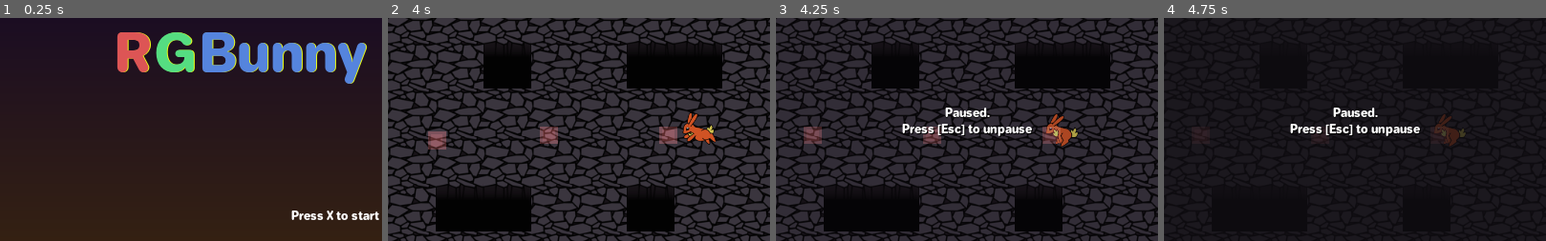
Above: before the commit, frames 1-4 (left to right).
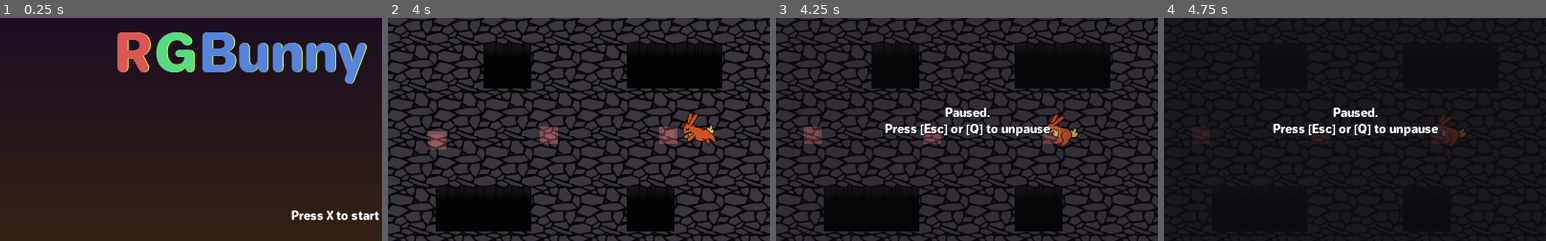
Above: after the commit, the same moments.

Repository: mewore/rgb-squad
Game: Godot game, scene res://ui/MainMenu.tscn
Same seed, same stepped clock (60 frames per second), same inputs: the game is played once before the commit and once after it.
Inputs:
- Up to frame 1 (0.25 s): no input
- Up to frame 2 (4 s): tap X at 0.5 s; hold Right (move_right) 0.53-1.28 s; hold Z (shoot) 0.53-1.28 s; hold Down (move_down) 1.28-2.03 s; tap D (set_blue) at 1.35 s; tap Z (shoot) at 1.55, 2.3, 3.05 s; hold Right (move_right) 2.03-2.78 s; hold S (set_green) 2.03-2.78 s; hold Up (move_up) 2.78-3.53 s; tap A (set_red) at 2.85 s; hold Left (move_left) from 3.53 s (still down); hold Z (shoot) from 3.53 s (still down)
- Up to frame 3 (4.25 s): keep holding Left (move_left); keep holding Z (shoot); tap Escape (pause) at 4.15 s
- Up to frame 4 (4.75 s): keep holding Left (move_left); release Z (shoot) at 4.28 s; tap Z (shoot) at 4.35 s
The pictures show only the part of the screen within x 6-56%, y 27-77%; the shares and areas given below are measured in that part.

Frames 1-2 are identical in both runs. In frame 3, 1.4% of the frame differs, in the area x 28-72%, y 47-54%; in frame 4, 1.3%.

Commit message:
Add some room variations. Fix the Y-sorting of the player and enemies.

Diff:
--- a/Game.tscn
+++ b/Game.tscn
@@ -109,6 +109,8 @@
 "bullet_container",
 ]]
 
+[node name="SortContainer" type="YSort" parent="Gameplay"]
+
 [node name="Border" parent="." instance=ExtResource( 5 )]
 
 [node name="Hud" type="CanvasLayer" parent="."]
@@ -128,7 +130,7 @@
 theme = ExtResource( 7 )
 custom_colors/font_color_shadow = Color( 0, 0, 0, 1 )
 text = "Paused.
-Press [Esc] to unpause"
+Press [Esc] or [Q] to unpause"
 align = 1
 valign = 1
 __meta__ = {
--- a/entities/enemy/Shooter.tscn
+++ b/entities/enemy/Shooter.tscn
@@ -8,9 +8,9 @@
 [ext_resource path="res://entities/enemy/states/Waiting.gd" type="Script" id=6]
 
 [sub_resource type="CircleShape2D" id=1]
-radius = 16.9119
+radius = 18.651
 
-[sub_resource type="Animation" id=4]
+[sub_resource type="Animation" id=2]
 resource_name = "idle"
 length = 0.4
 loop = true
@@ -27,8 +27,7 @@
 "values": [ 1, 0 ]
 }
 
-[sub_resource type="Animation" id=2]
-resource_name = "reloading"
+[sub_resource type="Animation" id=3]
 tracks/0/type = "value"
 tracks/0/path = NodePath("Sprite:frame")
 tracks/0/interp = 1
@@ -42,8 +41,7 @@
 "values": [ 1, 0 ]
 }
 
-[sub_resource type="Animation" id=3]
-resource_name = "shooting"
+[sub_resource type="Animation" id=4]
 length = 0.2
 loop = true
 tracks/0/type = "value"
@@ -73,7 +71,9 @@
 } ]
 }
 
-[node name="Shooter" type="Node2D"]
+[node name="Shooter" type="Node2D" groups=[
+"y_sortable",
+]]
 script = ExtResource( 3 )
 BULLET_SCENE = ExtResource( 5 )
 
@@ -108,12 +108,13 @@
 collision_mask = 0
 
 [node name="CollisionShape2D" type="CollisionShape2D" parent="Hurtbox"]
+position = Vector2( 0, -3.30356 )
 shape = SubResource( 1 )
 
 [node name="AnimationPlayer" type="AnimationPlayer" parent="."]
 autoplay = "idle"
-anims/idle = SubResource( 4 )
-anims/reloading = SubResource( 2 )
-anims/shooting = SubResource( 3 )
+anims/idle = SubResource( 2 )
+anims/reloading = SubResource( 3 )
+anims/shooting = SubResource( 4 )
 [connection signal="done_reloading" from="." to="StateMachine/Shooting" method="_on_Shooter_done_reloading"]
 [connection signal="timeout" from="StateMachine/Shooting/Duration" to="StateMachine/Shooting" method="_on_Duration_timeout"]
--- a/entities/player/Player.tscn
+++ b/entities/player/Player.tscn
@@ -19,17 +19,16 @@
 [sub_resource type="CircleShape2D" id=3]
 radius = 10.231
 
-[sub_resource type="CanvasItemMaterial" id=11]
+[sub_resource type="CanvasItemMaterial" id=4]
 blend_mode = 2
 
-[sub_resource type="CanvasItemMaterial" id=10]
+[sub_resource type="CanvasItemMaterial" id=5]
 blend_mode = 1
 
-[sub_resource type="CanvasItemMaterial" id=12]
+[sub_resource type="CanvasItemMaterial" id=6]
 blend_mode = 2
 
-[sub_resource type="Animation" id=4]
-resource_name = "back_idle"
+[sub_resource type="Animation" id=7]
 loop = true
 tracks/0/type = "value"
 tracks/0/path = NodePath("Sprite:frame")
@@ -61,8 +60,7 @@
 "values": [ 10, 11 ]
 }
 
-[sub_resource type="Animation" id=5]
-resource_name = "front_idle"
+[sub_resource type="Animation" id=9]
 loop = true
 tracks/0/type = "value"
 tracks/0/path = NodePath("Sprite:frame")
@@ -77,8 +75,7 @@
 "values": [ 4 ]
 }
 
-[sub_resource type="Animation" id=9]
-resource_name = "front_run"
+[sub_resource type="Animation" id=10]
 length = 0.4
 loop = true
 tracks/0/type = "value"
@@ -94,8 +91,7 @@
 "values": [ 6, 7 ]
 }
 
-[sub_resource type="Animation" id=6]
-resource_name = "left_idle"
+[sub_resource type="Animation" id=11]
 loop = true
 tracks/0/type = "value"
 tracks/0/path = NodePath("Sprite:frame")
@@ -110,8 +106,7 @@
 "values": [ 2 ]
 }
 
-[sub_resource type="Animation" id=7]
-resource_name = "left_run"
+[sub_resource type="Animation" id=12]
 length = 0.4
 loop = true
 tracks/0/type = "value"
@@ -129,6 +124,7 @@
 
 [node name="Player" type="KinematicBody2D" groups=[
 "player",
+"y_sortable",
 ]]
 collision_layer = 0
 script = ExtResource( 1 )
@@ -219,10 +215,10 @@
 
 [node name="AnimationPlayer" type="AnimationPlayer" parent="."]
 autoplay = "front_idle"
-anims/back_idle = SubResource( 4 )
+anims/back_idle = SubResource( 7 )
 anims/back_run = SubResource( 8 )
-anims/front_idle = SubResource( 5 )
-anims/front_run = SubResource( 9 )
-anims/left_idle = SubResource( 6 )
-anims/left_run = SubResource( 7 )
+anims/front_idle = SubResource( 9 )
+anims/front_run = SubResource( 10 )
+anims/left_idle = SubResource( 11 )
+anims/left_run = SubResource( 12 )
 [connection signal="timeout" from="ShootCooldown" to="." method="_on_ShootCooldown_timeout"]
--- a/environment/rooms/Room.gd
+++ b/environment/rooms/Room.gd
@@ -2,14 +2,14 @@
 
 var LOG: Log = LogManager.get_log(self)
 
-onready var ENEMY_CONTAINER: Node = $Enemies
+onready var ENEMY_CONTAINER: Node = $YSort/Enemies
 onready var enemies_left: int = ENEMY_CONTAINER.get_child_count()
 
 onready var COMMON_MAP: TileMap = $CommonMap
 onready var DOOR_CELLS: PoolVector2Array = PoolVector2Array(
     COMMON_MAP.get_used_cells_by_id(COMMON_MAP.tile_set.find_tile_by_name("door")))
 
-onready var PLAYER: Node2D = $Player
+onready var PLAYER: Node2D = $YSort/Player
 onready var MIN_PLAYER_POS: Vector2 = to_global($PlayerMin.position)
 onready var MAX_PLAYER_POS: Vector2 = to_global($PlayerMax.position)
 
--- a/environment/rooms/Room.tscn
+++ b/environment/rooms/Room.tscn
@@ -37,16 +37,19 @@
 [node name="DoorTop" parent="." instance=ExtResource( 6 )]
 position = Vector2( 320, 64 )
 
-[node name="Player" parent="." instance=ExtResource( 3 )]
-position = Vector2( 544, 320 )
-
 [node name="DoorBottom" parent="." instance=ExtResource( 6 )]
 modulate = Color( 1, 1, 1, 0.784314 )
 position = Vector2( 320, 568 )
+z_index = 3
 
-[node name="Enemies" type="Node2D" parent="."]
+[node name="YSort" type="YSort" parent="."]
 
-[node name="Objects" type="Node2D" parent="."]
+[node name="Player" parent="YSort" instance=ExtResource( 3 )]
+position = Vector2( 544, 320 )
+
+[node name="Enemies" type="YSort" parent="YSort"]
+
+[node name="Objects" type="YSort" parent="YSort"]
 
 [node name="PlayerMin" type="Node2D" parent="."]
 position = Vector2( 8, 8 )
--- a/environment/rooms/Room1.tscn
+++ b/environment/rooms/Room1.tscn
@@ -1,24 +1,8 @@
-[gd_scene load_steps=3 format=2]
+[gd_scene load_steps=2 format=2]
 
 [ext_resource path="res://environment/rooms/Room.tscn" type="PackedScene" id=1]
-[ext_resource path="res://entities/enemy/Shooter.tscn" type="PackedScene" id=2]
 
 [node name="Room" instance=ExtResource( 1 )]
 
 [node name="AdditionalMap" parent="." index="2"]
 tile_data = PoolIntArray( 196611, 2, 0, 196612, 2, 0, 196613, 2, 0, 196614, 2, 0, 262147, 2, 1, 262150, 2, 1, 327683, 2, 1, 327686, 2, 1, 393219, 2, 1, 393220, 2, 0, 393221, 2, 0, 393222, 2, 1 )
-
-[node name="Shooter" parent="Enemies" index="0" instance=ExtResource( 2 )]
-position = Vector2( 512, 168 )
-
-[node name="Shooter2" parent="Enemies" index="1" instance=ExtResource( 2 )]
-position = Vector2( 512, 480 )
-
-[node name="Shooter3" parent="Enemies" index="2" instance=ExtResource( 2 )]
-position = Vector2( 128, 168 )
-
-[node name="Shooter4" parent="Enemies" index="3" instance=ExtResource( 2 )]
-position = Vector2( 128, 480 )
-
-[node name="Shooter5" parent="Enemies" index="4" instance=ExtResource( 2 )]
-position = Vector2( 320, 320 )
--- /dev/null
+++ b/environment/rooms/Room2.tscn
@@ -0,0 +1,12 @@
+[gd_scene load_steps=3 format=2]
+
+[ext_resource path="res://environment/rooms/Room.tscn" type="PackedScene" id=1]
+[ext_resource path="res://entities/enemy/Shooter.tscn" type="PackedScene" id=2]
+
+[node name="Room" instance=ExtResource( 1 )]
+
+[node name="AdditionalMap" parent="." index="2"]
+tile_data = PoolIntArray( 196610, 2, 0, 196611, 2, 0, 196614, 2, 0, 196615, 2, 0, 262147, 2, 1, 262150, 2, 1, 327683, 2, 1, 327686, 2, 1, 393218, 2, 0, 393219, 2, 1, 393222, 2, 1, 393223, 2, 0 )
+
+[node name="Shooter" parent="YSort/Enemies" index="0" instance=ExtResource( 2 )]
+position = Vector2( 320, 320 )
--- /dev/null
+++ b/environment/rooms/Room3.tscn
@@ -0,0 +1,18 @@
+[gd_scene load_steps=3 format=2]
+
+[ext_resource path="res://environment/rooms/Room.tscn" type="PackedScene" id=1]
+[ext_resource path="res://entities/enemy/Shooter.tscn" type="PackedScene" id=2]
+
+[node name="Room" instance=ExtResource( 1 )]
+
+[node name="AdditionalMap" parent="." index="2"]
+tile_data = PoolIntArray( 196611, 2, 0, 196612, 2, 0, 196613, 2, 0, 196614, 2, 0, 262147, 2, 1, 262150, 2, 1, 327683, 2, 1, 327686, 2, 1, 393219, 2, 1, 393220, 2, 0, 393221, 2, 0, 393222, 2, 1 )
+
+[node name="Shooter" parent="YSort/Enemies" index="0" instance=ExtResource( 2 )]
+position = Vector2( 320, 320 )
+
+[node name="Shooter2" parent="YSort/Enemies" index="1" instance=ExtResource( 2 )]
+position = Vector2( 128, 480 )
+
+[node name="Shooter3" parent="YSort/Enemies" index="2" instance=ExtResource( 2 )]
+position = Vector2( 512, 160 )
--- /dev/null
+++ b/environment/rooms/Room4.tscn
@@ -0,0 +1,24 @@
+[gd_scene load_steps=3 format=2]
+
+[ext_resource path="res://environment/rooms/Room.tscn" type="PackedScene" id=1]
+[ext_resource path="res://entities/enemy/Shooter.tscn" type="PackedScene" id=2]
+
+[node name="Room" instance=ExtResource( 1 )]
+
+[node name="AdditionalMap" parent="." index="2"]
+tile_data = PoolIntArray( 196611, 2, 0, 196612, 2, 0, 196613, 2, 0, 196614, 2, 0, 262147, 2, 1, 262150, 2, 1, 327683, 2, 1, 327686, 2, 1, 393219, 2, 1, 393220, 2, 0, 393221, 2, 0, 393222, 2, 1 )
+
+[node name="Shooter" parent="YSort/Enemies" index="0" instance=ExtResource( 2 )]
+position = Vector2( 320, 320 )
+
+[node name="Shooter2" parent="YSort/Enemies" index="1" instance=ExtResource( 2 )]
+position = Vector2( 512, 192 )
+
+[node name="Shooter3" parent="YSort/Enemies" index="2" instance=ExtResource( 2 )]
+position = Vector2( 128, 192 )
+
+[node name="Shooter4" parent="YSort/Enemies" index="3" instance=ExtResource( 2 )]
+position = Vector2( 128, 480 )
+
+[node name="Shooter5" parent="YSort/Enemies" index="4" instance=ExtResource( 2 )]
+position = Vector2( 512, 480 )
--- /dev/null
+++ b/util/SortContainer.gd
@@ -0,0 +1,15 @@
+extends YSort
+
+func _ready():
+    for node in get_tree().get_nodes_in_group("y_sortable"):
+        take_node(node)
+    get_tree().connect("node_added", self, "_on_node_added")
+
+func _on_node_added(node: Node) -> void:
+    if node.is_in_group("y_sortable"):
+        take_node(node)
+
+func take_node(node: Node) -> void:
+    print("Taking: ", node.name)
+    node.get_parent().remove_child(node)
+    add_child(node)
Not shown: 1 places in entities/player/Player.tscn that only renumber resources
